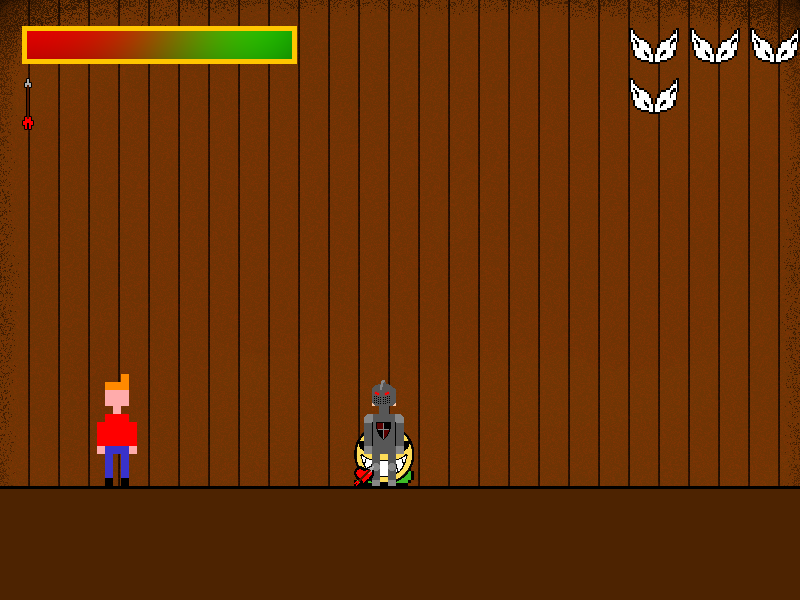
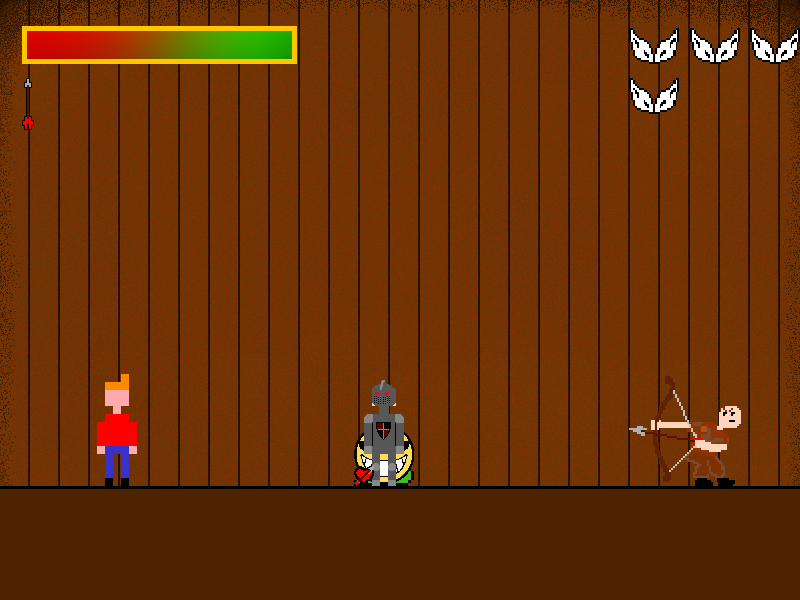
Two versions of the same layered image (800 × 600). Layer-by-layer changes:
added layer "Archer" in group "Enemy" over 629, 376, 741, 486
